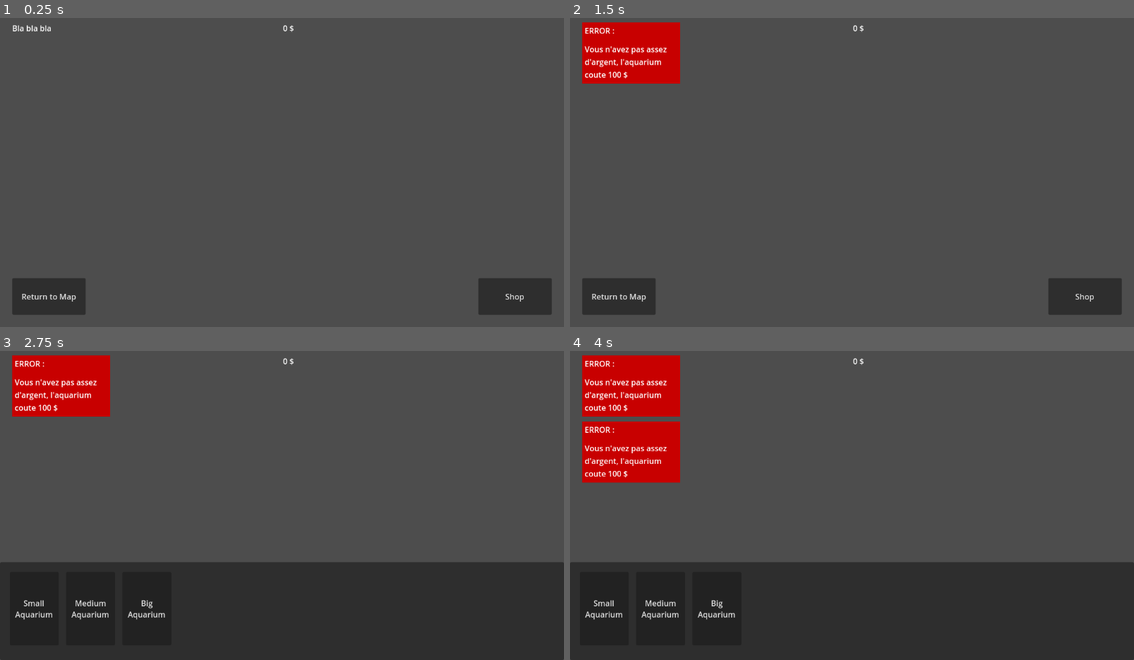
Above: before the commit, frames 1-4 (two rows, left to right).
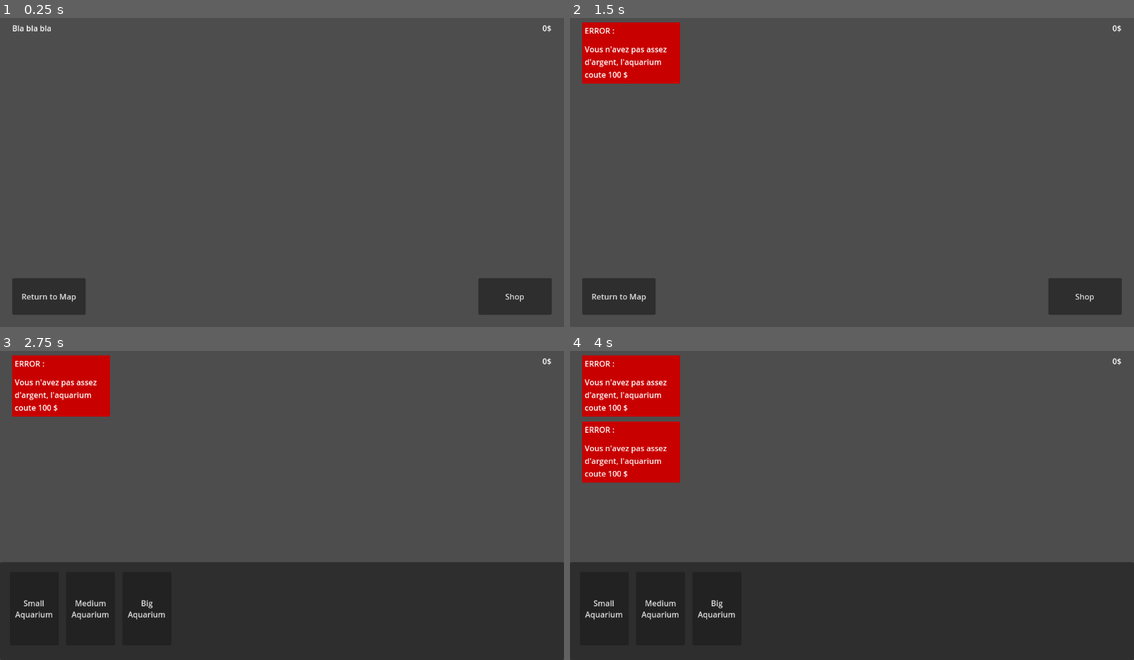
Above: after the commit, the same moments.

Repository: LeSaintRizBleu/poisson
Game: Godot game, scene res://core/aquarium/Aquarium.tscn
Same seed, same stepped clock (60 frames per second), same inputs: the game is played once before the commit and once after it. The engine's default icon, where the game draws it, is replaced by a stand-in: a white triangle on a blue panel in a dark square.
Inputs:
- Up to frame 1 (0.25 s): no input
- Up to frame 2 (1.5 s): click "Shop" at 0.5 s; click "Small Aquarium" at 1.25 s
- Up to frame 3 (2.75 s): click "Shop" at 2 s
- Up to frame 4 (4 s): click "Medium Aquarium" at 2.75 s; click "Shop" at 3.5 s

The runs differ from the first frame. In frame 1, less than 0.1% of the frame differs, in the area x 50-98%, y 2-5%; in frame 2, less than 0.1%; in frame 3, less than 0.1%; in frame 4, less than 0.1%.

Commit message:
edit AquariumHUD to add the bettre money display

Diff:
--- a/core/aquarium/Aquarium.gd
+++ b/core/aquarium/Aquarium.gd
@@ -36,7 +36,6 @@
 		instance.error.connect(errorPopup)
 
 func createTank(pos: Vector2, type: String) -> void:
-	hud.update()
 	var id: String = Save.addAquirium(pos, type)
 	Save.saveData()
 	var instance: Tank = tank.instantiate()
--- a/core/ui/aquariumHUD/aquariumHUD.tscn
+++ b/core/ui/aquariumHUD/aquariumHUD.tscn
@@ -1,6 +1,7 @@
-[gd_scene load_steps=4 format=3 uid="uid://emlhy8hilx00"]
+[gd_scene load_steps=5 format=3 uid="uid://emlhy8hilx00"]
 
 [ext_resource type="Script" uid="uid://03yckactusbs" path="res://core/ui/aquariumHUD/aquarium_hud.gd" id="1_kg4aj"]
+[ext_resource type="PackedScene" uid="uid://vw28hqimg17m" path="res://core/ui/components/moneyDisplay/money_display.tscn" id="2_8yqsc"]
 [ext_resource type="PackedScene" uid="uid://c6qmtkj61lgup" path="res://core/ui/errorPopup/ErrorPopupManager.tscn" id="2_nd0lw"]
 [ext_resource type="PackedScene" uid="uid://cobv8ufbqehcx" path="res://core/ui/aquariumShop/AquariumShop.tscn" id="3_bamba"]
 
@@ -44,10 +45,8 @@
 size_flags_horizontal = 3
 text = "Bla bla bla"
 
-[node name="Money" type="Label" parent="MarginContainer/HBoxContainer"]
+[node name="MoneyDisplay" parent="MarginContainer/HBoxContainer" instance=ExtResource("2_8yqsc")]
 layout_mode = 2
-size_flags_horizontal = 3
-text = "1000$"
 
 [node name="ErrorPopupManager" parent="." instance=ExtResource("2_nd0lw")]
 
--- a/core/ui/aquariumHUD/aquarium_hud.gd
+++ b/core/ui/aquariumHUD/aquarium_hud.gd
@@ -4,7 +4,6 @@
 var mapUrl: String = "res://core/map/Map.tscn"
 
 @onready var errorPopupManager: ErrorPopupManager = $ErrorPopupManager
-@onready var money: Label = $MarginContainer/HBoxContainer/Money
 
 @onready var shopButton: Button = $MarginContainer/Shop
 @onready var mapButton: Button = $MarginContainer/Map
@@ -14,9 +13,6 @@
 var shopOpened: bool = false
 
 signal createTank
-
-func _ready() -> void:
-	update()
 
 func _on_map_pressed() -> void:
 	if randi() % 2 == 0:
@@ -31,10 +27,6 @@
 
 func errorPopup(content: String) -> void:
 	errorPopupManager.addPopup(content)
-
-func update() -> void:
-	var m: int = Save.getMoney()
-	money.text = str(m) + " $"
 
 func openShop() -> void:
 	shopOpened = true
